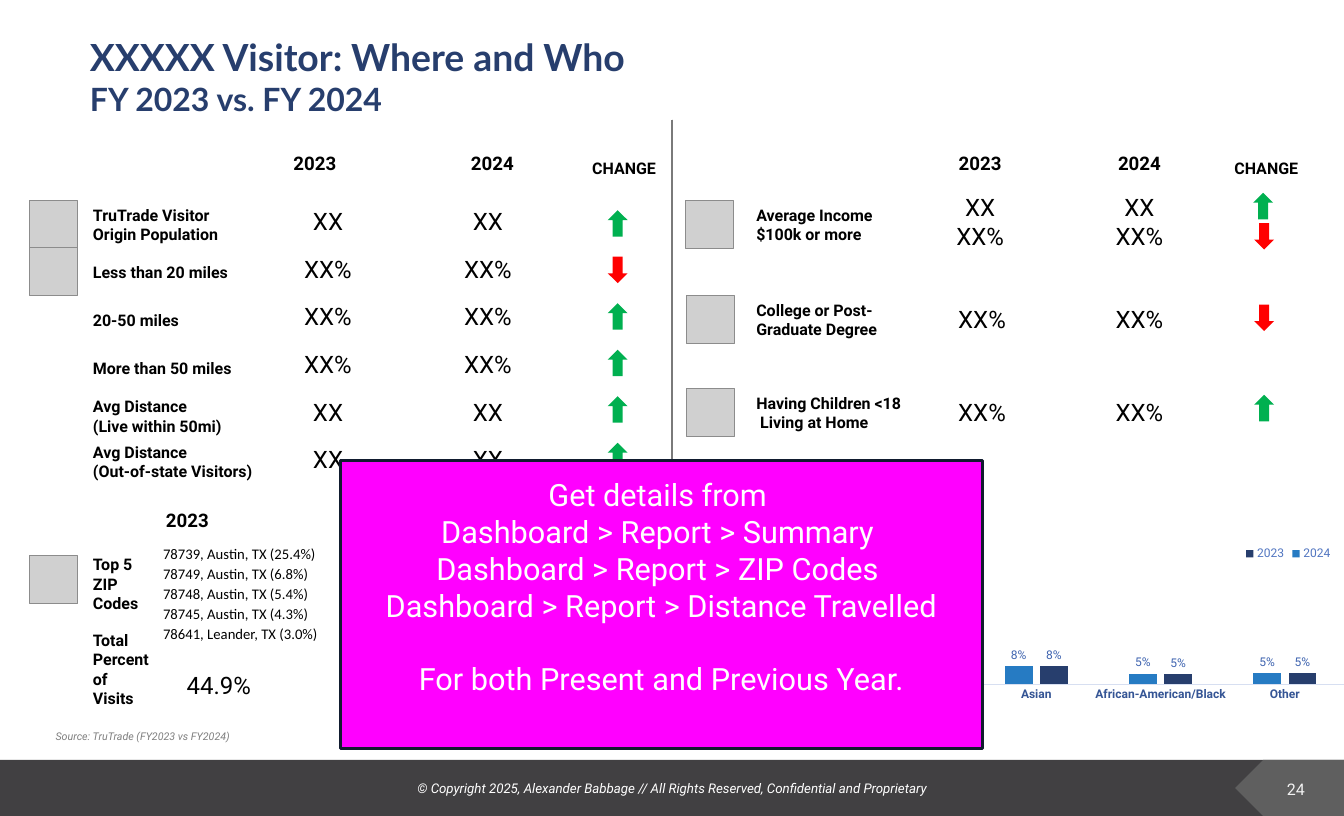
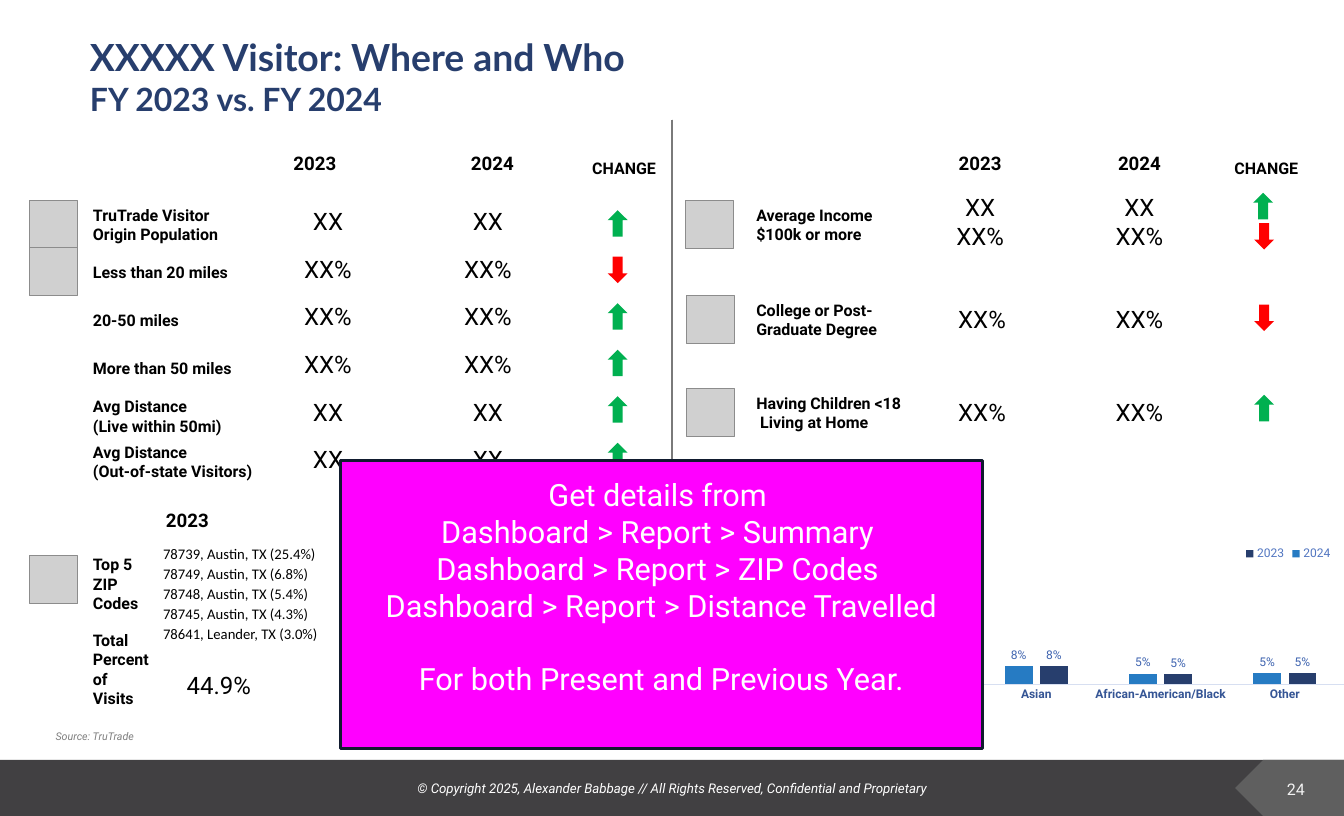
Before and after one commit to deeemdeeem/tt-report-automation, a slide deck: slide 24 of TT_report.pptx. Drawn at 1344x816 pixels with LibreOffice and Linux fonts; fonts in the diff are those of the drawing; grey boxes stand for pictures; background and template pictures are left out. Boxes give left, top, right and bottom in pixels: in the first picture for what was removed or moved away, otherwise in the second. Text is boxed around its words. In the diff, an @@ line names an element or a change of style, - is before the commit and + after.

```diff
--- a/TT_report.pptx
+++ b/TT_report.pptx
@@ text at [56, 732, 134, 740]: text changed @@
-Source: TruTrade (FY2023 vs FY2024)
+Source: TruTrade
```
Also in this commit, not shown: 3 other slides changed, 6 slides removed, 3 other files.
